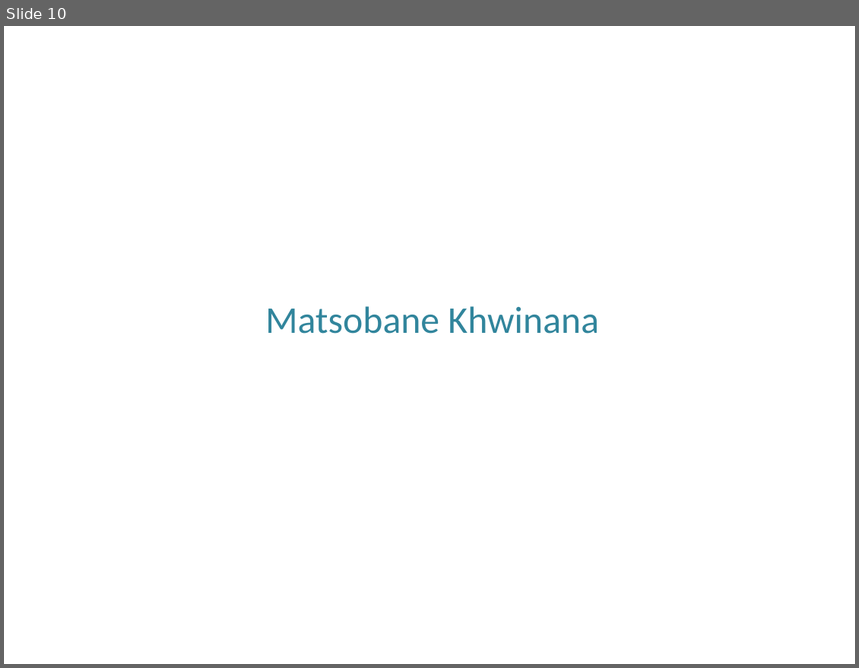
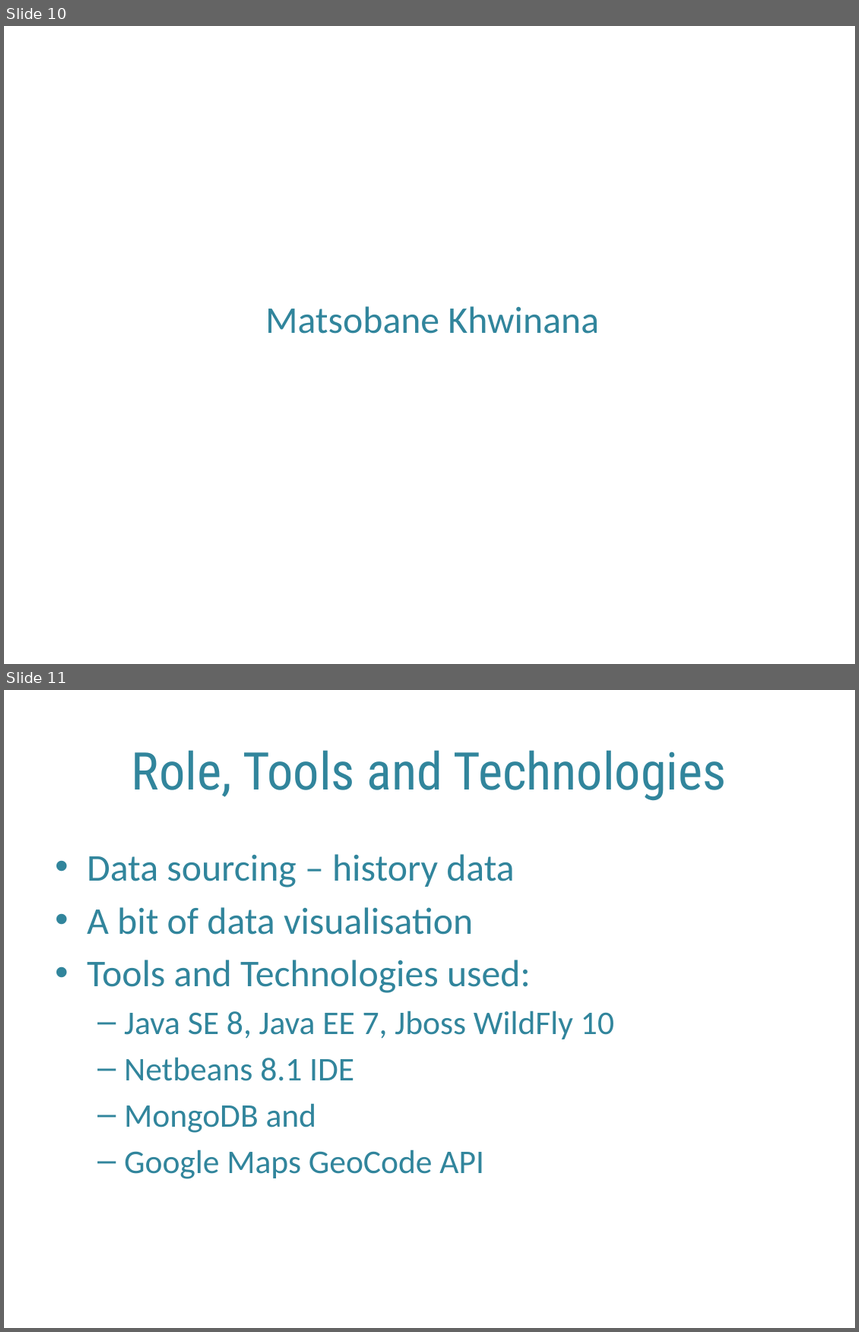
Before and after one commit to garethstephenson/ELEN7046_Group2_2016, a slide deck: documentation/ELEN7046 Group 2 - Group Presention.pptx. Shown one above the other, each under a label of ours: slide 10 before the commit, slides 10 and 11 after it. The pictures are 859x668 and 859x1332 pixels, drawn with LibreOffice and Linux fonts; fonts in the diff are those of the drawing; background and template pictures are left out. Boxes give left, top, right and bottom in pixels: in the first picture for what was removed or moved away, otherwise in the second. Text is boxed around its words. In the diff, an @@ line names an element or a change of style, - is before the commit and + after.

```diff
--- a/documentation/ELEN7046 Group 2 - Group Presention.pptx
+++ b/documentation/ELEN7046 Group 2 - Group Presention.pptx
@@ slide 11 added at <box>4,690,855,1328</box>, background #FFFFFF @@
@@ title added at <box>132,750,727,801</box>, 44 pt, text #31859C @@
+Role, Tools and Technologies
@@ text added at <box>87,854,614,1179</box>, 28 pt, text #31859C @@
+• Data sourcing – history data
+• A bit of data visualisation
+• Tools and Technologies used:
+  – Java SE 8, Java EE 7, Jboss WildFly 10
+  – Netbeans 8.1 IDE
+  – MongoDB and
+  – Google Maps GeoCode API
```
Also in this commit, not shown: 11 slides changed, 10 other slides added, 2 slides removed.
